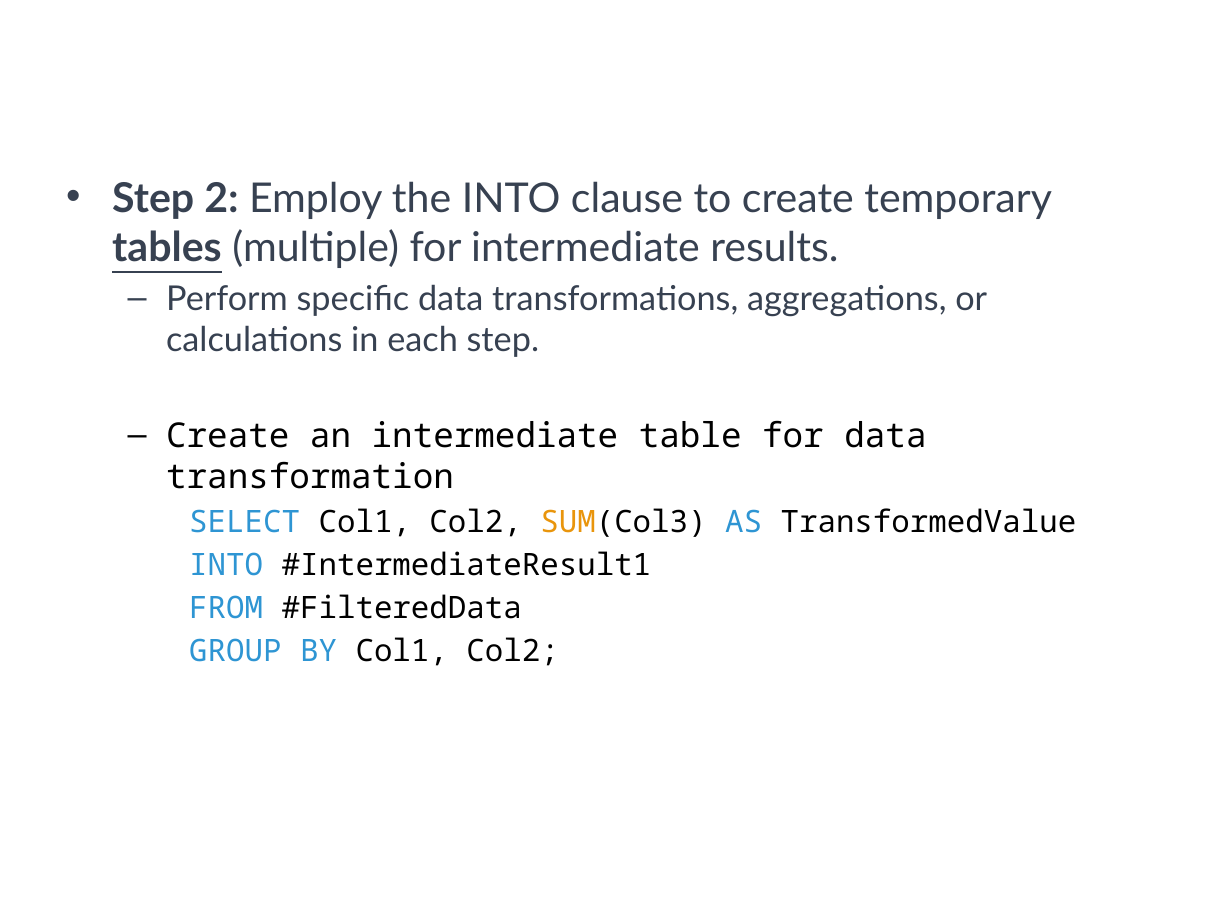
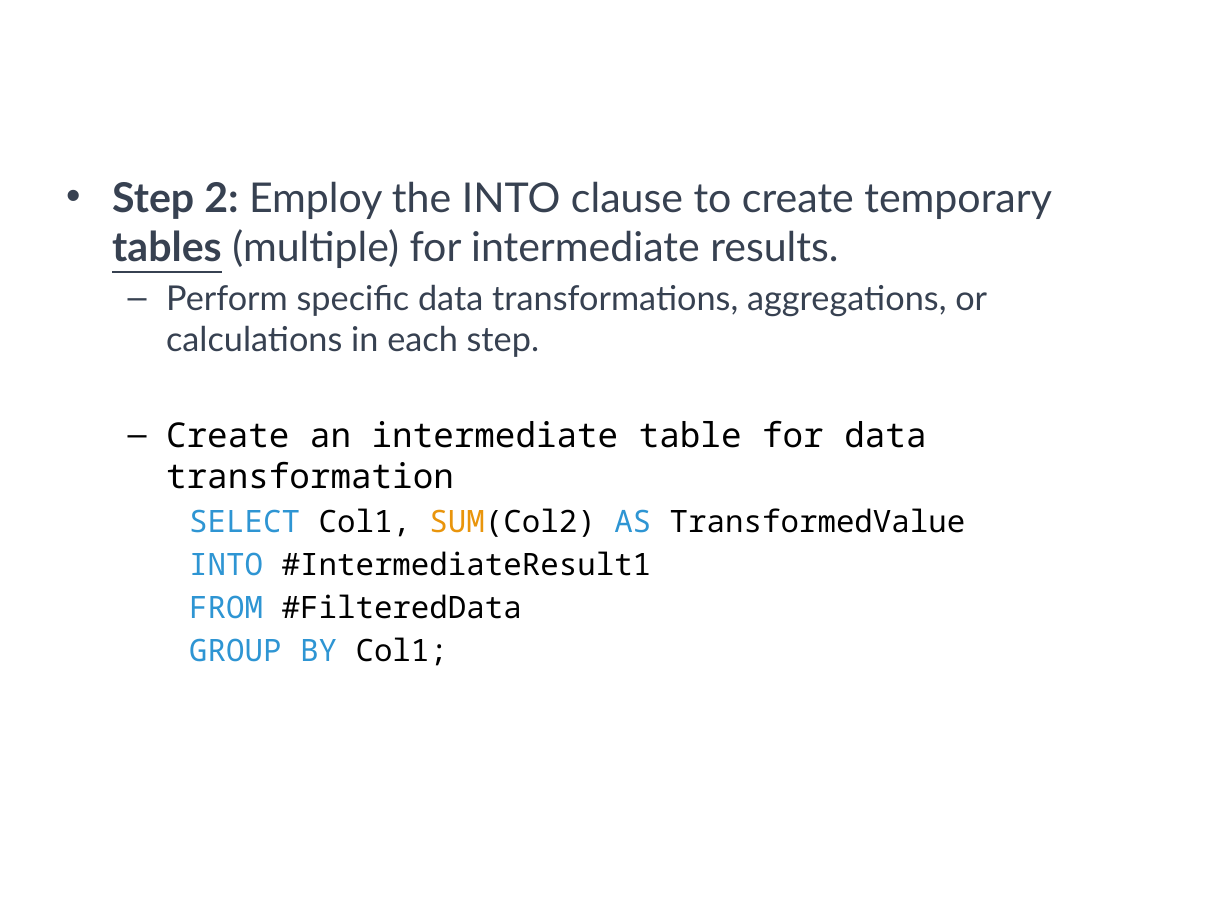
Before and after one commit to a099954/ABC-Program, a slide deck: slide 15 of SQL/Day 6 Temp Tables/Temp Tables SQL.pptx. Drawn at 1232x924 pixels with LibreOffice and Linux fonts; fonts in the diff are those of the drawing; background and template pictures are left out. Boxes give left, top, right and bottom in pixels: in the first picture for what was removed or moved away, otherwise in the second. Text is boxed around its words. In the diff, an @@ line names an element or a change of style, - is before the commit and + after.

```diff
--- a/SQL/Day 6 Temp Tables/Temp Tables SQL.pptx
+++ b/SQL/Day 6 Temp Tables/Temp Tables SQL.pptx
@@ text at bbox=[189, 508, 966, 537]: text changed @@
-    SELECT Col1, Col2, SUM(Col3) AS TransformedValue
+    SELECT Col1, SUM(Col2) AS TransformedValue
@@ text at bbox=[189, 637, 448, 666]: text changed; text colour #000000 to #2E95D3 @@
-    GROUP BY Col1, Col2;
+    GROUP BY Col1;
```
Also in this commit, not shown: 1 other slide changed, 5 other files.
